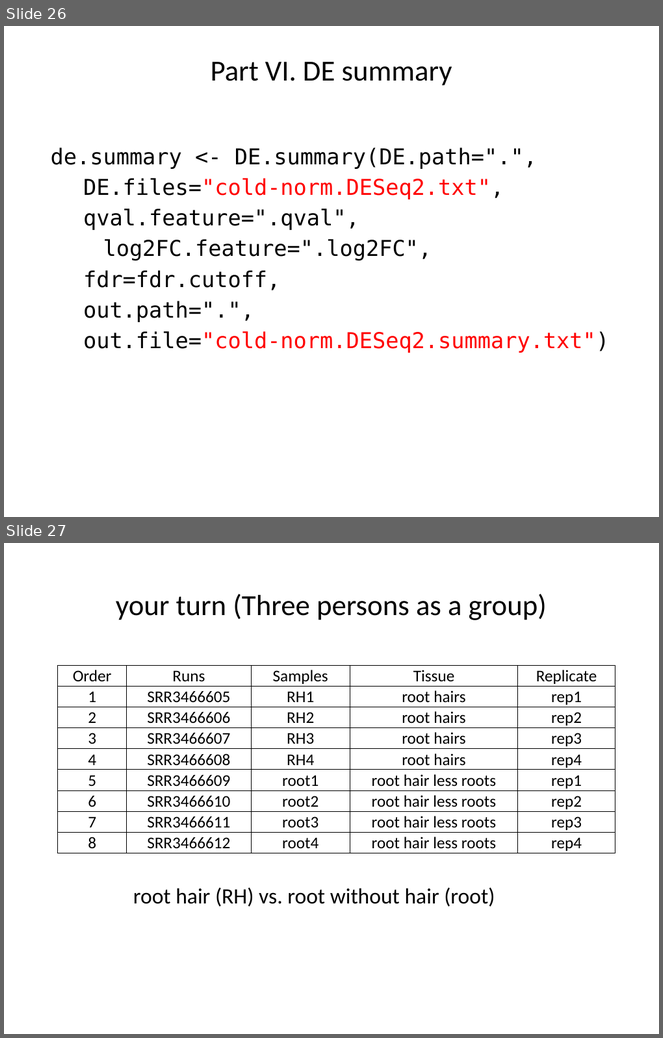
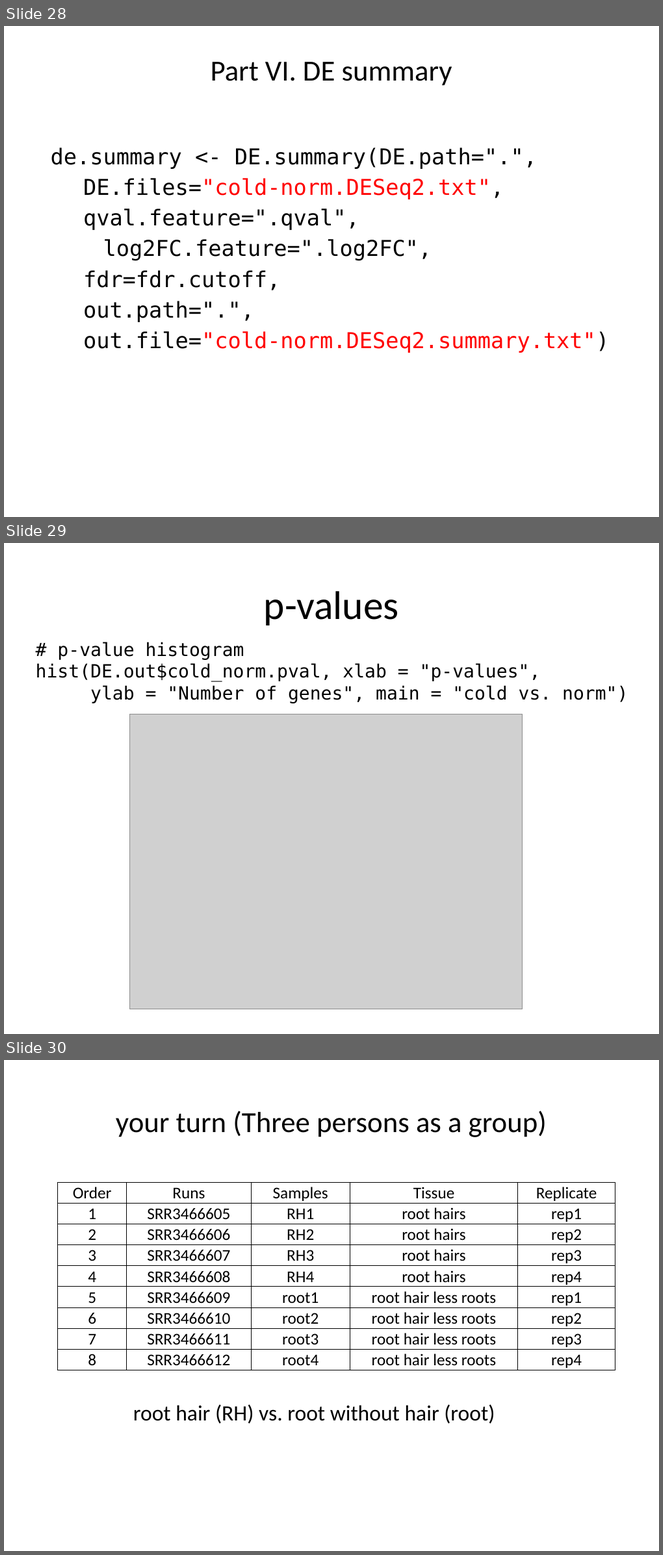
Before and after one commit to liu3zhenlab/teaching, a slide deck: PLPTH813Bioinformatis/2019/labs/in-class.project_DE.pptx. Shown one above the other, each under a label of ours: slides 26 and 27 before the commit, slides 28, 29 and 30 after it. The pictures are 663x1038 and 663x1555 pixels, drawn with LibreOffice and Linux fonts; fonts in the diff are those of the drawing; grey boxes stand for pictures. Boxes give left, top, right and bottom in pixels: in the first picture for what was removed or moved away, otherwise in the second. Text is boxed around its words. In the diff, an @@ line names an element or a change of style, - is before the commit and + after.

```diff
--- a/PLPTH813Bioinformatis/2019/labs/in-class.project_DE.pptx
+++ b/PLPTH813Bioinformatis/2019/labs/in-class.project_DE.pptx
@@ slide 29 added at (x1=4, y1=543, x2=659, y2=1034), background #FFFFFF @@
@@ title added at (x1=264, y1=591, x2=399, y2=626), 44 pt, text #000000 @@
+p-values
@@ text added at (x1=36, y1=642, x2=628, y2=704), 20 pt, text #000000 @@
+# p-value histogram
+hist(DE.out$cold_norm.pval, xlab = "p-values",
+ylab = "Number of genes", main = "cold vs. norm")
@@ picture added at (x1=130, y1=714, x2=523, y2=1010) @@
@@ what was slide 26 is now slide 28 @@
@@ what was slide 27 is now slide 30 @@
```
Also in this commit, not shown: 1 slide changed, 2 other slides added.
